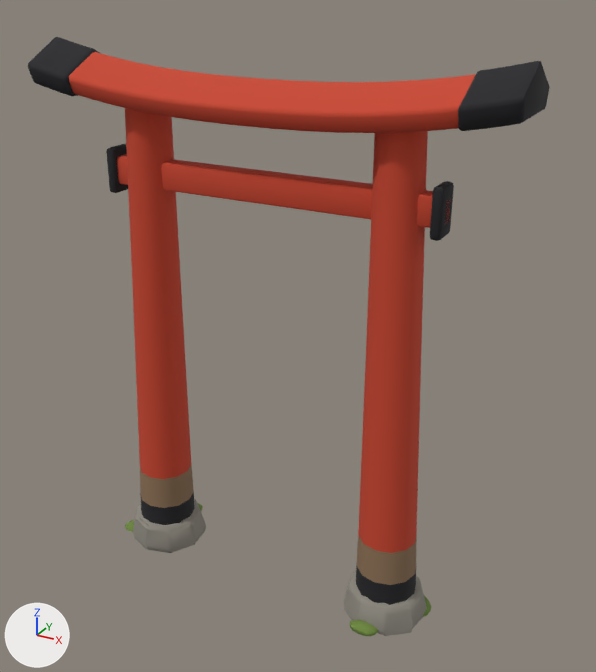
The Blender file assets/blender/torii_small.blend: old version first, new version second.
Camera for both pictures: a 50 mm lens placed at (2.25, -3.71, 3.54), pointed at (0.15, 0.1, 1.63). Lighting does not change. The marker at lower left points along +X, +Y and +Z. The picture after the commit comes second.

In view in the first picture: 'torii_small'.
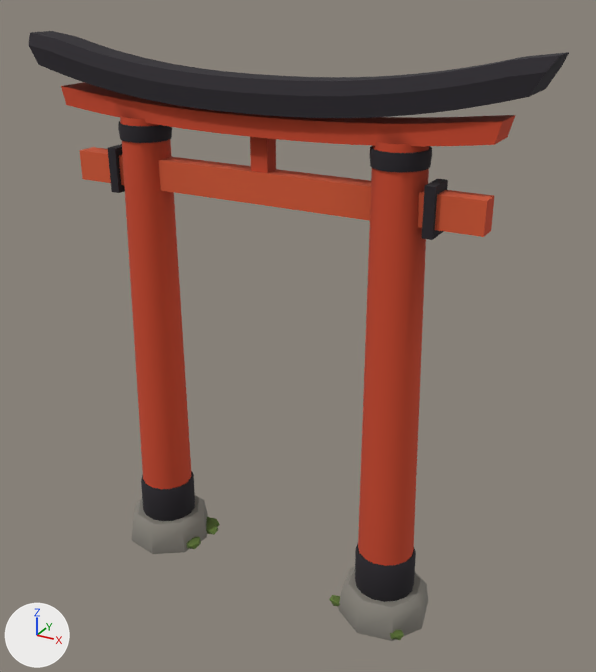
Pixel boxes (x1, y1, x2, y2) of what changed, in the pictures (596 x 672 px; the box of a moved part takes in the faces that stretch with it):
'torii_small', reshaped: before (28, 37, 550, 636); after (29, 31, 569, 641)
part 1 of me_torii_small, added: after (422, 179, 448, 240)
part 2 of me_torii_small, added (red): after (250, 137, 276, 173)
part 3 of me_torii_small, rebuilt: before (69, 52, 476, 133); after (29, 31, 569, 118)
part 4 of me_torii_small, rebuilt (11% taller): before (133, 500, 206, 553); after (132, 495, 208, 554)
part 5 of me_torii_small, rebuilt (10% shorter): before (356, 131, 428, 605); after (358, 141, 430, 566)
part 6 of me_torii_small, rebuilt (11% shorter): before (125, 108, 195, 525); after (120, 116, 191, 489)
part 7 of me_torii_small, rebuilt (24% wider, 21% taller): before (117, 154, 451, 228); after (79, 147, 494, 237)
part 8 of me_torii_small, deleted: before (28, 37, 550, 636)
part 9 of me_torii_small, moved or reshaped: before (344, 571, 427, 636); after (329, 544, 428, 641)
part 10 of me_torii_small, reshaped: before (106, 144, 128, 193); after (61, 82, 515, 193)
part 11 of me_torii_small, added: after (141, 471, 220, 549)

What changed in the scene script:
```text
Add mat_tree_vcol:
    mat_tree_vcol = bpy.data.materials.new('tree_vcol')
    mat_tree_vcol.use_nodes = True; mat_tree_vcol.node_tree.nodes.clear()
    _N = mat_tree_vcol.node_tree.nodes; _L = mat_tree_vcol.node_tree.links
    n0 = _N.new('ShaderNodeBsdfPrincipled'); n0.name = 'Principled BSDF'
    n0.inputs[2].default_value = 1.0  # 'Roughness'
    n1 = _N.new('ShaderNodeOutputMaterial'); n1.name = 'Material Output'
    n2 = _N.new('ShaderNodeVertexColor'); n2.name = 'Color Attribute'
    n2.layer_name = 'Col'
    _L.new(n0.outputs[0], n1.inputs[0])  # 'BSDF' to 'Surface'
    _L.new(n2.outputs[0], n0.inputs[0])  # 'Color' to 'Base Color'
Change me_torii_small:
    used by ob_torii_small; location = (0.0, 0.0, 0.0)
    remove me_torii_small.from_pydata(...)  # 1385 vertices, 1540 faces; spans x -1.35..1.38, y -0.29..0.31, z -0.01..3.21
    remove me_torii_small.materials.append(mat_lacquer_red)  # red #c8442b
    remove me_torii_small.materials.append(mat_lacquer_black)  # black #1e1e22
    remove me_torii_small.materials.append(mat_wood_faded)  # brown #8c7155
    remove me_torii_small.materials.append(mat_stone)  # grey #8e8a80
    remove me_torii_small.materials.append(mat_moss)  # green #6f8a3e
    add me_torii_small.from_pydata(...)  # 908 vertices, 858 faces; spans x -1.48..1.48, y -0.27..0.31, z 0.0..3.23
    me_torii_small part 1: a new loose piece, a box spanning x 0.927..0.982, y -0.084..0.084, z 2.378..2.632, in mat_tree_vcol
    me_torii_small part 2: a new loose piece, a box spanning x -0.051..0.051, y -0.044..0.044, z 2.59..2.78, in mat_tree_vcol
    me_torii_small part 3: the loose piece of 295 vertices spanning x -1.29..1.32, y -0.25..0.26, z 2.84..3.18 is rebuilt with 174 vertices and now spans x -1.48..1.48, y -0.14..0.14, z 2.9..3.23, in mat_tree_vcol
    me_torii_small part 4: the loose piece of 181 vertices spanning x -1.05..-0.55, y -0.27..0.23, z 0.0..0.19 is rebuilt with 33 vertices and now spans x -1.07..-0.53, y -0.27..0.27, z 0.0..0.2, in mat_tree_vcol
    me_torii_small part 5: the loose piece of 60 vertices spanning x 0.62..0.98, y -0.17..0.2, z 0.16..2.95 is rebuilt with 112 vertices and now spans x 0.63..0.96, y -0.17..0.17, z 0.2..2.82, in mat_tree_vcol
    me_torii_small part 6: the loose piece of 60 vertices spanning x -0.98..-0.6, y -0.2..0.17, z 0.17..2.95 is rebuilt with 112 vertices and now spans x -0.96..-0.63, y -0.17..0.17, z 0.2..2.82, in mat_tree_vcol
    me_torii_small part 7: the loose piece of 56 vertices spanning x -0.99..1.01, y -0.08..0.08, z 2.41..2.59 is rebuilt with 52 vertices and now spans x -1.22..1.22, y -0.06..0.06, z 2.42..2.59, in mat_tree_vcol
    me_torii_small part 8: 7 loose pieces with 454 vertices, spanning x -1.35..1.38, y -0.29..0.31, z 0.01..3.21, are deleted
    me_torii_small part 9: 1 vertex moved within x 0.66, y 0.21, z 0.17; 222 vertices removed from x 0.55..1.05, y -0.23..0.27, z -0.01..0.2; 116 vertices added at x 0.49..1.07, y -0.27..0.31, z 0.0..0.45
    me_torii_small part 10: 54 vertices removed from x -0.99..-0.92, y -0.11..0.07, z 2.37..2.64; 194 vertices added at x -1.27..1.27, y -0.15..0.15, z 2.38..2.96
    me_torii_small part 11: 96 vertices added at x -0.97..-0.48, y -0.18..0.2, z 0.01..0.45
    add me_torii_small.materials.append(mat_tree_vcol)
```
